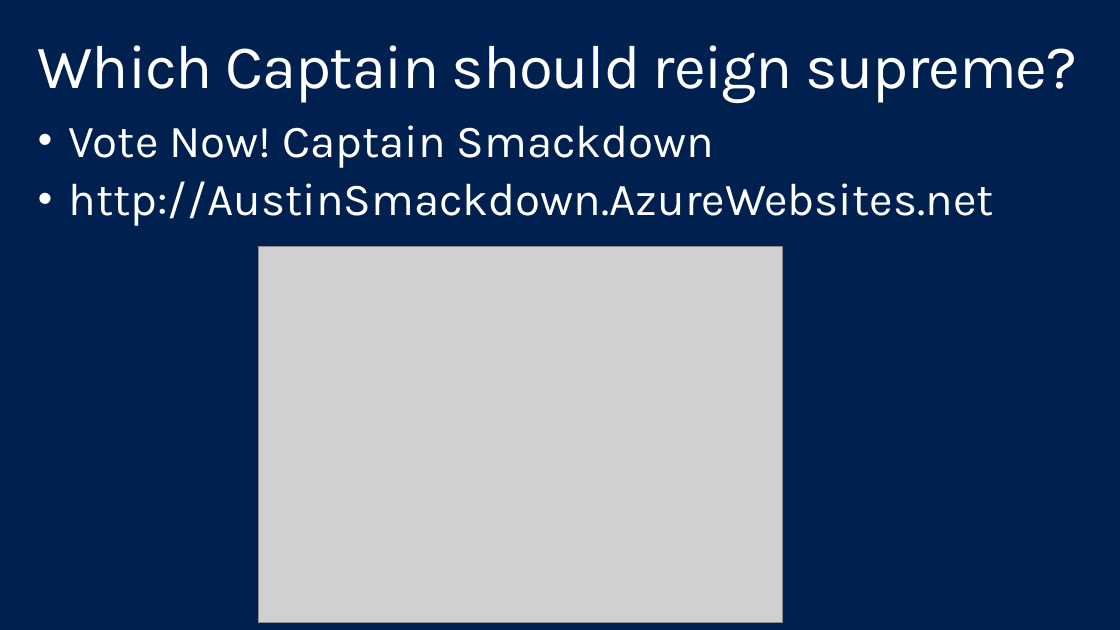
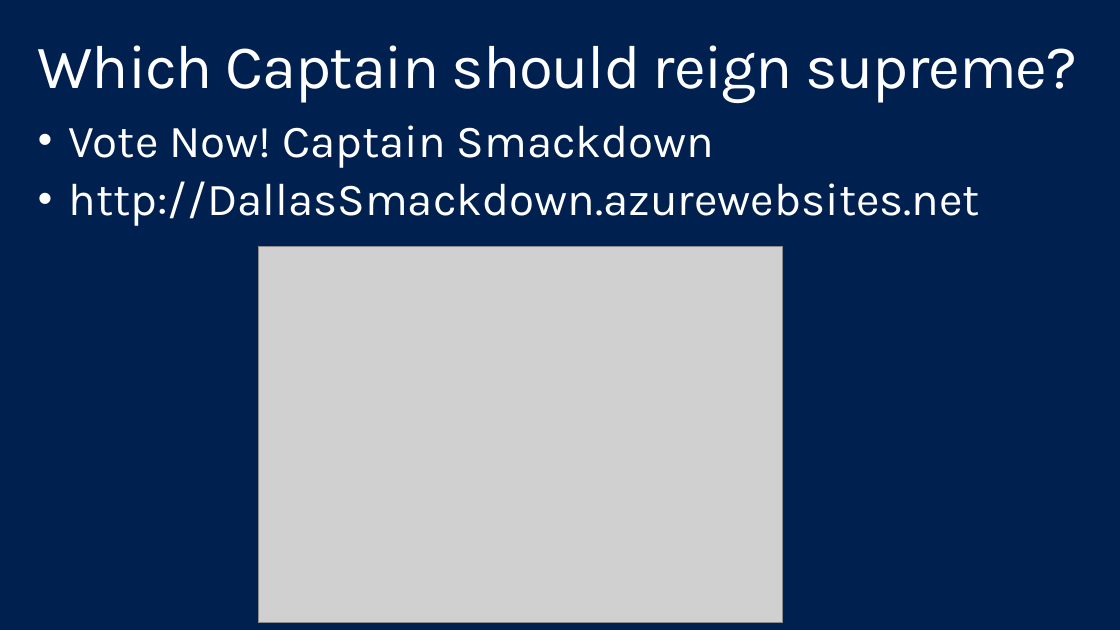
Before and after one commit to shawnweisfeld/20141125_Redis, a slide deck: slide 4 of Redis.pptx. Drawn at 1120x630 pixels with LibreOffice and Linux fonts; fonts in the diff are those of the drawing; grey boxes stand for pictures; background and template pictures are left out. Boxes give left, top, right and bottom in pixels: in the first picture for what was removed or moved away, otherwise in the second. Text is boxed around its words. In the diff, an @@ line names an element or a change of style, - is before the commit and + after.

```diff
--- a/Redis.pptx
+++ b/Redis.pptx
@@ text at <box>69,181,980,226</box>: text changed @@
-• http://AustinSmackdown.AzureWebsites.net
+• http://DallasSmackdown.azurewebsites.net
```
Also in this commit, not shown: 1 other slide changed, 2 slides added.
